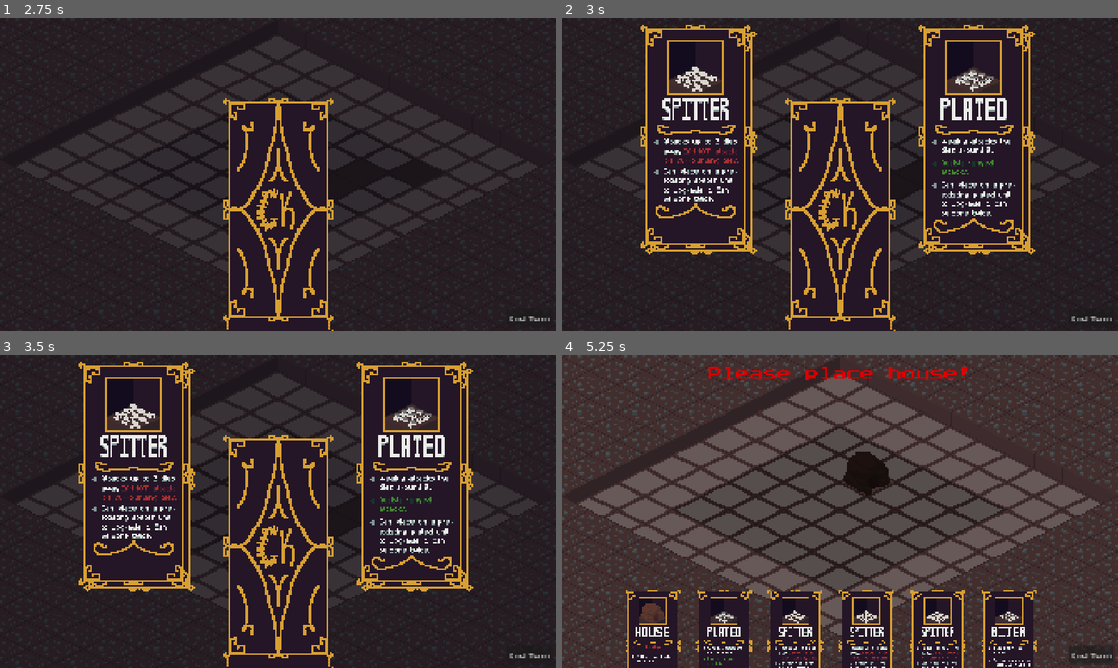
Above: before the commit, frames 1-4 (two rows, left to right).
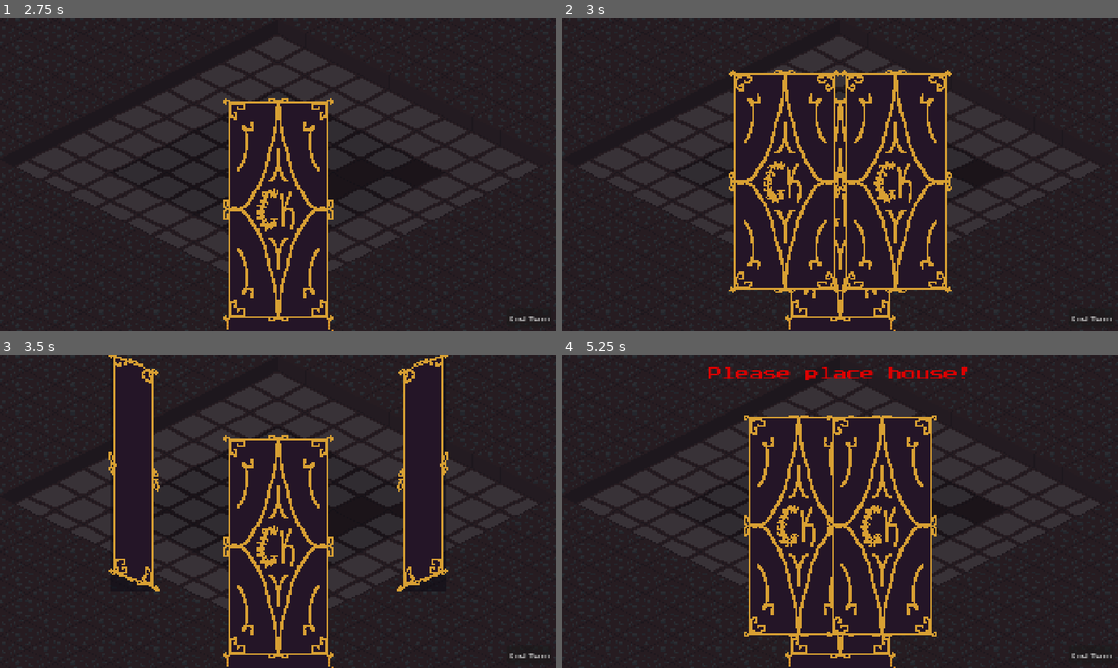
Above: after the commit, the same moments.

Repository: LogCheung/Critterking
Game: Godot game, scene res://World/Scenes/world.tscn
Two runs of this game, one before a commit and one after it. Both use one fixed random seed, a clock stepped at 60 frames per second and the inputs below.
Inputs (mouse positions are in pixels of both pictures, inside the frame that each line leads up to):
- Up to frame 1 (2.75 s): click (500, 136) at 0.5 s; click (500, 212) at 1.25 s; click (500, 58) at 2 s
- Up to frame 2 (3 s): click (834, 215) at 2.75 s
- Up to frame 3 (3.5 s): no input
- Up to frame 4 (5.25 s): click "End Turn" at 3.5 s; click (695, 473) at 4.27 s; click (650, 646) at 5.02 s

Frame 1 is identical in both runs. In frame 2, 22% of the frame differs, in the area x 14-86%, y 2-88%; in frame 3, 12%; in frame 4, 80%, in the area x 0-100%, y 0-100%.

Commit message:
music

Diff:
--- /dev/null
+++ b/minibadkings/Audio/default_bus_layout.tres
@@ -0,0 +1,15 @@
+[gd_resource type="AudioBusLayout" format=3 uid="uid://bncso1667yex7"]
+
+[resource]
+bus/1/name = &"Music"
+bus/1/solo = false
+bus/1/mute = false
+bus/1/bypass_fx = false
+bus/1/volume_db = 0.0
+bus/1/send = &"Master"
+bus/2/name = &"SFX"
+bus/2/solo = false
+bus/2/mute = false
+bus/2/bypass_fx = false
+bus/2/volume_db = 0.0
+bus/2/send = &"Master"
--- /dev/null
+++ b/minibadkings/Audio/sfx/Attack.tres
@@ -0,0 +1,10 @@
+[gd_resource type="AudioStreamRandomizer" load_steps=3 format=3 uid="uid://51wb2nkn3yoe"]
+
+[ext_resource type="AudioStream" uid="uid://py5jwbdpxlot" path="res://Audio/sfx/Attack1.wav" id="1_wysec"]
+[ext_resource type="AudioStream" uid="uid://6mc3dhd2j53j" path="res://Audio/sfx/Attack2.wav" id="2_ysmwr"]
+
+[resource]
+playback_mode = 1
+streams_count = 2
+stream_0/stream = ExtResource("1_wysec")
+stream_1/stream = ExtResource("2_ysmwr")
--- /dev/null
+++ b/minibadkings/Audio/sfx/Break.tres
@@ -0,0 +1,10 @@
+[gd_resource type="AudioStreamRandomizer" load_steps=3 format=3 uid="uid://drnq56jfobvk6"]
+
+[ext_resource type="AudioStream" uid="uid://ctl37sa8uhcgw" path="res://Audio/sfx/Break1.wav" id="1_h53qc"]
+[ext_resource type="AudioStream" uid="uid://b21ybwewc8dan" path="res://Audio/sfx/Break2.wav" id="2_db3ol"]
+
+[resource]
+playback_mode = 1
+streams_count = 2
+stream_0/stream = ExtResource("1_h53qc")
+stream_1/stream = ExtResource("2_db3ol")
--- /dev/null
+++ b/minibadkings/Audio/sfx/Build.tres
@@ -0,0 +1,10 @@
+[gd_resource type="AudioStreamRandomizer" load_steps=3 format=3 uid="uid://chfwyfove6ddc"]
+
+[ext_resource type="AudioStream" uid="uid://cvrfqdicqyyvn" path="res://Audio/sfx/Build1.wav" id="1_d685h"]
+[ext_resource type="AudioStream" uid="uid://cqmwba5i8plks" path="res://Audio/sfx/Build2.wav" id="2_q10m8"]
+
+[resource]
+playback_mode = 1
+streams_count = 2
+stream_0/stream = ExtResource("1_d685h")
+stream_1/stream = ExtResource("2_q10m8")
--- /dev/null
+++ b/minibadkings/Audio/sfx/Button.tres
@@ -0,0 +1,10 @@
+[gd_resource type="AudioStreamRandomizer" load_steps=3 format=3 uid="uid://bxpbo04dxxuf4"]
+
+[ext_resource type="AudioStream" uid="uid://d13hg15ccnkm0" path="res://Audio/sfx/Button1.wav" id="1_lbxbw"]
+[ext_resource type="AudioStream" uid="uid://b7ls7vrr8exfj" path="res://Audio/sfx/Button2.wav" id="2_x6wpj"]
+
+[resource]
+playback_mode = 1
+streams_count = 2
+stream_0/stream = ExtResource("1_lbxbw")
+stream_1/stream = ExtResource("2_x6wpj")
--- /dev/null
+++ b/minibadkings/Audio/sfx/Card.tres
@@ -0,0 +1,10 @@
+[gd_resource type="AudioStreamRandomizer" load_steps=3 format=3 uid="uid://bdq1nbxdckl0r"]
+
+[ext_resource type="AudioStream" uid="uid://b6yiwexwkfwda" path="res://Audio/sfx/Card1.wav" id="1_ecy4p"]
+[ext_resource type="AudioStream" uid="uid://cc664ak3kka75" path="res://Audio/sfx/Card2.wav" id="2_xkyqa"]
+
+[resource]
+playback_mode = 1
+streams_count = 2
+stream_0/stream = ExtResource("1_ecy4p")
+stream_1/stream = ExtResource("2_xkyqa")
--- /dev/null
+++ b/minibadkings/Audio/sfx/Death.tres
@@ -0,0 +1,10 @@
+[gd_resource type="AudioStreamRandomizer" load_steps=3 format=3 uid="uid://w5s7eos7mc1q"]
+
+[ext_resource type="AudioStream" uid="uid://bguljydm8uyuy" path="res://Audio/sfx/Death1.wav" id="1_fgi0k"]
+[ext_resource type="AudioStream" uid="uid://bn67jq2yyv06n" path="res://Audio/sfx/Death2.wav" id="2_frkyw"]
+
+[resource]
+playback_mode = 1
+streams_count = 2
+stream_0/stream = ExtResource("1_fgi0k")
+stream_1/stream = ExtResource("2_frkyw")
--- /dev/null
+++ b/minibadkings/Audio/sfx/Hurt.tres
@@ -0,0 +1,10 @@
+[gd_resource type="AudioStreamRandomizer" load_steps=3 format=3 uid="uid://b7scm4fug5tje"]
+
+[ext_resource type="AudioStream" uid="uid://dnn872wx0txfs" path="res://Audio/sfx/Hurt1.wav" id="1_1teog"]
+[ext_resource type="AudioStream" uid="uid://cyj7cx2prt3el" path="res://Audio/sfx/Hurt2.wav" id="2_v0ks6"]
+
+[resource]
+playback_mode = 1
+streams_count = 2
+stream_0/stream = ExtResource("1_1teog")
+stream_1/stream = ExtResource("2_v0ks6")
--- /dev/null
+++ b/minibadkings/Audio/sfx/Select.tres
@@ -0,0 +1,10 @@
+[gd_resource type="AudioStreamRandomizer" load_steps=3 format=3 uid="uid://dcqngsl7y76w1"]
+
+[ext_resource type="AudioStream" uid="uid://du7ym6afux6sq" path="res://Audio/sfx/Select1.wav" id="1_hit12"]
+[ext_resource type="AudioStream" uid="uid://cge0htncpqbnm" path="res://Audio/sfx/Select2.wav" id="2_441d6"]
+
+[resource]
+playback_mode = 1
+streams_count = 2
+stream_0/stream = ExtResource("1_hit12")
+stream_1/stream = ExtResource("2_441d6")
--- /dev/null
+++ b/minibadkings/Audio/sfx/Shoot.tres
@@ -0,0 +1,10 @@
+[gd_resource type="AudioStreamRandomizer" load_steps=3 format=3 uid="uid://bmrvq8a3r1mcb"]
+
+[ext_resource type="AudioStream" uid="uid://c3nfv0kpr6dgg" path="res://Audio/sfx/Shoot2.wav" id="1_oyom3"]
+[ext_resource type="AudioStream" uid="uid://bxfwgfevmp5rw" path="res://Audio/sfx/Shoot1.wav" id="2_eed65"]
+
+[resource]
+playback_mode = 1
+streams_count = 2
+stream_0/stream = ExtResource("1_oyom3")
+stream_1/stream = ExtResource("2_eed65")
--- /dev/null
+++ b/minibadkings/Audio/sfx/Shuffle.tres
@@ -0,0 +1,10 @@
+[gd_resource type="AudioStreamRandomizer" load_steps=3 format=3 uid="uid://cwx4hw05ceroc"]
+
+[ext_resource type="AudioStream" uid="uid://cf4bs3a8gvnho" path="res://Audio/sfx/Shuffle1.wav" id="1_cx5oe"]
+[ext_resource type="AudioStream" uid="uid://cf8qels1gtws8" path="res://Audio/sfx/Shuffle2.wav" id="2_m6k6b"]
+
+[resource]
+playback_mode = 1
+streams_count = 2
+stream_0/stream = ExtResource("1_cx5oe")
+stream_1/stream = ExtResource("2_m6k6b")
--- a/minibadkings/UI/Scenes/ui.tscn
+++ b/minibadkings/UI/Scenes/ui.tscn
@@ -7,6 +7,14 @@
 [ext_resource type="Texture2D" uid="uid://cq8c1lx28bb3u" path="res://UI/Assets/menus/help.png" id="4_pyqth"]
 [ext_resource type="Texture2D" uid="uid://ce2faiksbdbqw" path="res://UI/Assets/menus/settings.png" id="5_kd6an"]
 [ext_resource type="FontFile" uid="uid://dqt550qq7jmvu" path="res://Units/Debug/PressStart2P.ttf" id="7_titua"]
+[ext_resource type="AudioStream" uid="uid://bmkptsfk4bkc" path="res://Audio/music/crtrpause.wav" id="8_oj6tj"]
+[ext_resource type="AudioStream" uid="uid://bj8clo00ioln7" path="res://Audio/music/crtrover.wav" id="9_ftqev"]
+[ext_resource type="AudioStream" uid="uid://wctmm4dlcbix" path="res://Audio/music/crtrmenu.wav" id="10_n2q0n"]
+[ext_resource type="AudioStream" uid="uid://cwx4hw05ceroc" path="res://Audio/sfx/Shuffle.tres" id="11_6dw6b"]
+[ext_resource type="AudioStream" uid="uid://bdq1nbxdckl0r" path="res://Audio/sfx/Card.tres" id="12_yqd36"]
+[ext_resource type="AudioStream" uid="uid://cqs4ssc2g47ia" path="res://Audio/music/crtrnight1.wav" id="13_oemsu"]
+[ext_resource type="AudioStream" uid="uid://cbsqcafyluqad" path="res://Audio/music/crtrday1.wav" id="14_gu1s8"]
+[ext_resource type="AudioStream" uid="uid://bxpbo04dxxuf4" path="res://Audio/sfx/Button.tres" id="15_8g5lr"]
 
 [sub_resource type="LabelSettings" id="LabelSettings_bujes"]
 font = ExtResource("7_titua")
@@ -350,6 +358,46 @@
 &"": SubResource("AnimationLibrary_pyqth")
 }
 
+[node name="crtrPause" type="AudioStreamPlayer" parent="."]
+unique_name_in_owner = true
+stream = ExtResource("8_oj6tj")
+bus = &"Music"
+
+[node name="crtrOver" type="AudioStreamPlayer" parent="."]
+unique_name_in_owner = true
+stream = ExtResource("9_ftqev")
+bus = &"Music"
+
+[node name="crtrMenu" type="AudioStreamPlayer" parent="."]
+unique_name_in_owner = true
+stream = ExtResource("10_n2q0n")
+bus = &"Music"
+
+[node name="Shuffle" type="AudioStreamPlayer" parent="."]
+unique_name_in_owner = true
+stream = ExtResource("11_6dw6b")
+bus = &"SFX"
+
+[node name="Card" type="AudioStreamPlayer" parent="."]
+unique_name_in_owner = true
+stream = ExtResource("12_yqd36")
+bus = &"SFX"
+
+[node name="crtrNight" type="AudioStreamPlayer" parent="."]
+unique_name_in_owner = true
+stream = ExtResource("13_oemsu")
+bus = &"Music"
+
+[node name="crtrDay" type="AudioStreamPlayer" parent="."]
+unique_name_in_owner = true
+stream = ExtResource("14_gu1s8")
+bus = &"Music"
+
+[node name="Button" type="AudioStreamPlayer" parent="."]
+unique_name_in_owner = true
+stream = ExtResource("15_8g5lr")
+bus = &"SFX"
+
 [connection signal="pressed" from="Cards/CardShow/Show" to="." method="_on_show_pressed"]
 [connection signal="pressed" from="mainmenu/main/Play" to="." method="_on_play_pressed"]
 [connection signal="pressed" from="mainmenu/main/Help" to="." method="_on_help_pressed"]
--- a/minibadkings/UI/Scripts/ui.gd
+++ b/minibadkings/UI/Scripts/ui.gd
@@ -12,12 +12,51 @@
 
 func _process(delta: float) -> void:
 	Global.cardsInHand = hand.get_child(0).get_children()
+	if mainmenu.visible and !%crtrMenu.playing:
+		%crtrPause.stop()
+		%crtrOver.stop()
+		%crtrDay.stop()
+		%crtrNight.stop()
+		#if %crtrMenu.is_playing:return
+		%crtrMenu.play()
+		print("ok")
+	elif settings.visible and !%crtrPause.playing:
+		%crtrMenu.stop()
+		%crtrOver.stop()
+		%crtrDay.stop()
+		%crtrNight.stop()
+		%crtrPause.play()
+	elif help.visible and !%crtrPause.playing:
+		%crtrMenu.stop()
+		%crtrOver.stop()
+		%crtrDay.stop()
+		%crtrNight.stop()
+		%crtrPause.play()
+	elif world.is_combat_phase == true and !%crtrNight.playing and !control_is_visible():
+		%crtrMenu.stop()
+		%crtrOver.stop()
+		%crtrDay.stop()
+		%crtrPause.stop()
+		%crtrNight.play()
+	elif world.is_combat_phase == false and !%crtrDay.playing and !control_is_visible():
+		%crtrMenu.stop()
+		%crtrOver.stop()
+		%crtrNight.stop()
+		%crtrPause.stop()
+		%crtrDay.play()
+
 
 func _ready() -> void:
 	for c in get_children():
 		if !c is Control: continue
 		c.hide()
 	mainmenu.show()
+
+func control_is_visible() -> bool:
+	for c in get_children():
+		if !c is Control: continue
+		if c.visible : return true
+	return false
 
 func display_cards(display : bool) -> void:
 	var cardSprites = get_tree().get_nodes_in_group("CARD")
@@ -36,18 +75,26 @@
 	#for card : Card in Global.cardsInHand:
 		#container.add_child(card)
 func _on_show_pressed() -> void:
+	$Shuffle
+	%Shuffle.play()
 	anim.play("cardshow")
 
 
 func _on_play_pressed() -> void:
+	%Button.play()
 	mainmenu.hide()
+	%crtrMenu.stop()
 	world.start_day()
 
 func _on_help_pressed() -> void:
+	%Button.play()
+	%crtrPause.play()
 	pass # Replace with function body.
 
 
 func _on_settings_pressed() -> void:
+	%Button.play()
+	%crtrPause.play()
 	pass # Replace with function body.
 
 
@@ -56,9 +103,15 @@
 
 
 func _on_backhelp_pressed() -> void:
+	%Button.play()
+	if !%crtrPause.playing:
+		%crtrPause.play()
 	pass # Replace with function body.
 
 func _on_settingsback_pressed() -> void:
+	%Button.play()
+	if !%crtrPause.playing:
+		%crtrPause.play()
 	pass # Replace with function body.
 
 func _on_endturn_pressed() -> void:
@@ -68,4 +121,5 @@
 		if card.type == Card.CARDTYPE.HOUSE:
 			%noHouse.show()
 			return
+	%Button.play()
 	world.night_started.emit()
--- a/minibadkings/Units/Scenes/enemy.tscn
+++ b/minibadkings/Units/Scenes/enemy.tscn
@@ -8,7 +8,11 @@
 [ext_resource type="Script" uid="uid://bpvkdlp8jw4sj" path="res://addons/utility_ai/actions/action.gd" id="7_7xmed"]
 [ext_resource type="Script" uid="uid://dojkyt7skh8fh" path="res://addons/utility_ai/considerations/consideration_from_node.gd" id="8_ohg4d"]
 [ext_resource type="Script" uid="uid://b2f8vq1st70r0" path="res://addons/utility_ai/considerations/aggregation.gd" id="8_ubmlb"]
+[ext_resource type="AudioStream" uid="uid://51wb2nkn3yoe" path="res://Audio/sfx/Attack.tres" id="10_0wncj"]
 [ext_resource type="Script" uid="uid://c4w8b5x2jd5q3" path="res://Units/Scenes/considerType.gd" id="10_1flw5"]
+[ext_resource type="AudioStream" uid="uid://b7scm4fug5tje" path="res://Audio/sfx/Hurt.tres" id="11_8inca"]
+[ext_resource type="AudioStream" uid="uid://bmrvq8a3r1mcb" path="res://Audio/sfx/Shoot.tres" id="12_7xmed"]
+[ext_resource type="AudioStream" uid="uid://w5s7eos7mc1q" path="res://Audio/sfx/Death.tres" id="13_ohg4d"]
 
 [sub_resource type="CapsuleShape2D" id="CapsuleShape2D_ubmlb"]
 radius = 2.0
@@ -330,6 +334,26 @@
 
 [node name="HurtboxCD" type="Timer" parent="."]
 
+[node name="Attack" type="AudioStreamPlayer" parent="."]
+unique_name_in_owner = true
+stream = ExtResource("10_0wncj")
+bus = &"SFX"
+
+[node name="Hurt" type="AudioStreamPlayer" parent="."]
+unique_name_in_owner = true
+stream = ExtResource("11_8inca")
+bus = &"SFX"
+
+[node name="Shoot" type="AudioStreamPlayer" parent="."]
+unique_name_in_owner = true
+stream = ExtResource("12_7xmed")
+bus = &"SFX"
+
+[node name="Death" type="AudioStreamPlayer" parent="."]
+unique_name_in_owner = true
+stream = ExtResource("13_ohg4d")
+bus = &"SFX"
+
 [connection signal="top_score_action_changed" from="UtilityAiAgent" to="." method="_on_utility_ai_agent_top_score_action_changed"]
 
 [editable path="HitBox"]
--- a/minibadkings/Units/Scenes/projectile.tscn
+++ b/minibadkings/Units/Scenes/projectile.tscn
@@ -1,7 +1,9 @@
-[gd_scene load_steps=4 format=3 uid="uid://cpdgkoo57h7p5"]
+[gd_scene load_steps=6 format=3 uid="uid://cpdgkoo57h7p5"]
 
 [ext_resource type="Script" uid="uid://bujip4vrgojsr" path="res://Units/Scripts/projectile.gd" id="1_rk1kh"]
 [ext_resource type="Texture2D" uid="uid://mjdslnm8s23a" path="res://Units/Assets/AllyProjectile.png" id="2_6y74n"]
+[ext_resource type="AudioStream" uid="uid://b7scm4fug5tje" path="res://Audio/sfx/Hurt.tres" id="3_w2vby"]
+[ext_resource type="AudioStream" uid="uid://w5s7eos7mc1q" path="res://Audio/sfx/Death.tres" id="4_1hxdr"]
 
 [sub_resource type="RectangleShape2D" id="RectangleShape2D_6y74n"]
 size = Vector2(7, 7)
@@ -21,5 +23,15 @@
 position = Vector2(0.5, -0.5)
 shape = SubResource("RectangleShape2D_6y74n")
 
+[node name="Hurt" type="AudioStreamPlayer" parent="."]
+unique_name_in_owner = true
+stream = ExtResource("3_w2vby")
+bus = &"SFX"
+
+[node name="Death" type="AudioStreamPlayer" parent="."]
+unique_name_in_owner = true
+stream = ExtResource("4_1hxdr")
+bus = &"SFX"
+
 [connection signal="area_entered" from="." to="." method="_on_area_entered"]
 [connection signal="body_entered" from="." to="." method="_on_body_entered"]
--- a/minibadkings/Units/Scenes/unit.tscn
+++ b/minibadkings/Units/Scenes/unit.tscn
@@ -9,6 +9,10 @@
 [ext_resource type="Script" uid="uid://dojkyt7skh8fh" path="res://addons/utility_ai/considerations/consideration_from_node.gd" id="7_m88pn"]
 [ext_resource type="Script" uid="uid://b2f8vq1st70r0" path="res://addons/utility_ai/considerations/aggregation.gd" id="9_daau3"]
 [ext_resource type="Script" uid="uid://c4w8b5x2jd5q3" path="res://Units/Scenes/considerType.gd" id="9_jqc0h"]
+[ext_resource type="AudioStream" uid="uid://51wb2nkn3yoe" path="res://Audio/sfx/Attack.tres" id="10_t5nd1"]
+[ext_resource type="AudioStream" uid="uid://b7scm4fug5tje" path="res://Audio/sfx/Hurt.tres" id="11_amxnv"]
+[ext_resource type="AudioStream" uid="uid://bmrvq8a3r1mcb" path="res://Audio/sfx/Shoot.tres" id="12_iqrsy"]
+[ext_resource type="AudioStream" uid="uid://w5s7eos7mc1q" path="res://Audio/sfx/Death.tres" id="13_esq2s"]
 
 [sub_resource type="CapsuleShape2D" id="CapsuleShape2D_daau3"]
 radius = 2.0
@@ -391,6 +395,26 @@
 [node name="HurtboxCD" type="Timer" parent="."]
 one_shot = true
 
+[node name="Attack" type="AudioStreamPlayer" parent="."]
+unique_name_in_owner = true
+stream = ExtResource("10_t5nd1")
+bus = &"SFX"
+
+[node name="Hurt" type="AudioStreamPlayer" parent="."]
+unique_name_in_owner = true
+stream = ExtResource("11_amxnv")
+bus = &"SFX"
+
+[node name="Shoot" type="AudioStreamPlayer" parent="."]
+unique_name_in_owner = true
+stream = ExtResource("12_iqrsy")
+bus = &"SFX"
+
+[node name="Death" type="AudioStreamPlayer" parent="."]
+unique_name_in_owner = true
+stream = ExtResource("13_esq2s")
+bus = &"SFX"
+
 [connection signal="mouse_entered" from="." to="." method="_on_mouse_entered"]
 [connection signal="mouse_exited" from="." to="." method="_on_mouse_exited"]
 [connection signal="top_score_action_changed" from="UtilityAiAgent" to="." method="_on_utility_ai_agent_top_score_action_changed"]
--- a/minibadkings/Units/Scenes/unit_group.tscn
+++ b/minibadkings/Units/Scenes/unit_group.tscn
@@ -1,6 +1,7 @@
-[gd_scene load_steps=3 format=3 uid="uid://bytyqloqmpx5r"]
+[gd_scene load_steps=4 format=3 uid="uid://bytyqloqmpx5r"]
 
 [ext_resource type="Script" uid="uid://ckgu67whte16x" path="res://Units/Scripts/unit_group.gd" id="1_onkey"]
+[ext_resource type="AudioStream" uid="uid://dcqngsl7y76w1" path="res://Audio/sfx/Select.tres" id="2_x7lgr"]
 
 [sub_resource type="ConvexPolygonShape2D" id="ConvexPolygonShape2D_onkey"]
 points = PackedVector2Array(0, -16, 32, 0, 0, 16, -32, 0)
@@ -18,6 +19,11 @@
 [node name="CollisionShape2D" type="CollisionShape2D" parent="SelectArea"]
 shape = SubResource("ConvexPolygonShape2D_onkey")
 
+[node name="Select" type="AudioStreamPlayer" parent="."]
+unique_name_in_owner = true
+stream = ExtResource("2_x7lgr")
+bus = &"SFX"
+
 [connection signal="input_event" from="SelectArea" to="." method="_on_select_area_input_event"]
 [connection signal="mouse_entered" from="SelectArea" to="." method="_on_select_area_mouse_entered"]
 [connection signal="mouse_exited" from="SelectArea" to="." method="_on_select_area_mouse_exited"]
--- a/minibadkings/Units/Scripts/ally.gd
+++ b/minibadkings/Units/Scripts/ally.gd
@@ -77,6 +77,10 @@
 				too_close = false
 
 				anim.play("attack")
+				if type== TYPE.RANGED:
+					%Shoot.play()
+				else:
+					%Attack.play()
 
 				await anim.animation_finished
 				attack_cd.start()
--- a/minibadkings/Units/Scripts/enemy.gd
+++ b/minibadkings/Units/Scripts/enemy.gd
@@ -46,6 +46,10 @@
 					return
 				too_close = false
 				anim.play("attack")
+				if type== TYPE.RANGED:
+					%Shoot.play()
+				else:
+					%Attack.play()
 				await anim.animation_finished
 				attack_cd.start()
 				attacking = true
@@ -55,6 +59,10 @@
 		ACTION.RAID:
 			if distToTarget <= 24:
 				anim.play("attack")
+				if type== TYPE.RANGED:
+					%Shoot.play()
+				else:
+					%Attack.play()
 				return
 			else:
 				anim.play("walk")
--- a/minibadkings/Units/Scripts/projectile.gd
+++ b/minibadkings/Units/Scripts/projectile.gd
@@ -32,11 +32,13 @@
 			#if rand % 2 == 0:
 			target.health -= damage - 1
 		else:
+			%Hurt.play()
 			target.health -= damage
 		if target.health <= 0:
 			var group = target.group.unitsArray
 			if group.find(target) != - 1: group.remove_at(group.find(target))
 			target.group.unit_died.emit()
+			%Death.play()
 			target.queue_free()
 		queue_free()
 
--- a/minibadkings/Units/Scripts/unit.gd
+++ b/minibadkings/Units/Scripts/unit.gd
@@ -125,11 +125,13 @@
 	if hurtbox_cd.time_left > 0 : return
 	if area.owner is Unit:
 		var enemy : Unit = area.owner
+		%Hurt.play()
 		enemy.health -= damage
 		if enemy.health <= 0:
 			var enemyGroup = enemy.group.unitsArray
 			if enemyGroup.find(enemy) != -1 : enemyGroup.remove_at(enemyGroup.find(enemy))
 			enemy.group.unit_died.emit()
+			%Death.play()
 			enemy.queue_free()
 			hurtbox_cd.start()
 func on_hurt_box_building_land(body : Node2D):
--- a/minibadkings/Units/Scripts/unit_group.gd
+++ b/minibadkings/Units/Scripts/unit_group.gd
@@ -55,6 +55,7 @@
 		if is_under_mouse:
 			selected = !selected
 			if selected:
+				%Select.play()
 				highlight_houses()
 				Engine.time_scale = .1
 				_on_select_area_mouse_exited()
--- a/minibadkings/World/Scenes/world.tscn
+++ b/minibadkings/World/Scenes/world.tscn
@@ -67,7 +67,6 @@
 
 [node name="Building" parent="Game/BuidlingsNode" instance=ExtResource("6_t7din")]
 position = Vector2(319, 128)
-type = 1
 
 [node name="UI" parent="." groups=["UI"] instance=ExtResource("6_7qq3u")]
 unique_name_in_owner = true
--- a/minibadkings/World/Scripts/world.gd
+++ b/minibadkings/World/Scripts/world.gd
@@ -23,8 +23,9 @@
 var spawned_parties : int = 0
 
 func _ready() -> void:
-	Engine.time_scale = 8
+	Engine.time_scale = 1
 	new_game()
+
 func new_game() -> void:
 	night_started.connect(on_night_started)
 	night_ended.connect(on_night_ended)
Not shown, added: minibadkings/Audio/music/crtrday1.wav.import
Not shown, added: minibadkings/Audio/music/crtrmenu.wav.import
Not shown, added: minibadkings/Audio/music/crtrnight1.wav.import
Not shown, added: minibadkings/Audio/music/crtrover.wav.import
Not shown, added: minibadkings/Audio/music/crtrpause.wav.import
Not shown, added: minibadkings/Audio/sfx/Attack1.wav.import
Not shown, added: minibadkings/Audio/sfx/Attack2.wav.import
Not shown, added: minibadkings/Audio/sfx/Break1.wav.import
Not shown, added: minibadkings/Audio/sfx/Break2.wav.import
Not shown, added: minibadkings/Audio/sfx/Build1.wav.import
Not shown, added: minibadkings/Audio/sfx/Build2.wav.import
Not shown, added: minibadkings/Audio/sfx/Button1.wav.import
(and 41 more such lines)
